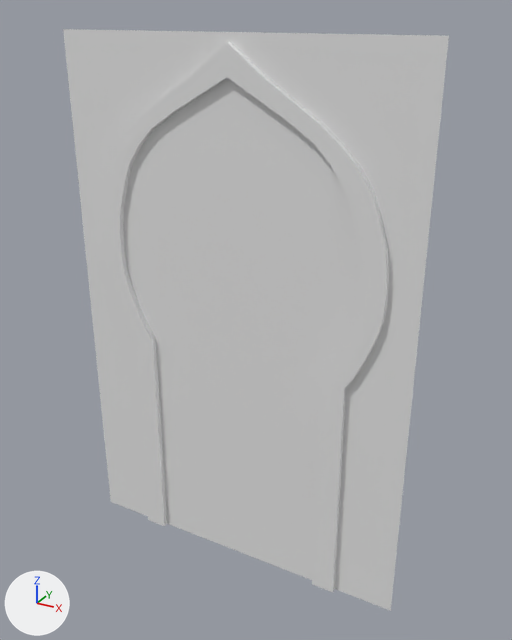
The FBX model Assets/MyContent/Art/Models/Structure/windows/window_1.fbx as it was, and as the next commit left it.
One viewpoint serves both versions: a camera (50 mm lens) standing at (5.57, -5.99, 6.2) and looking at (2.19, 0.14, 3.13). Lighting does not change. The marker at lower left points along +X, +Y and +Z. Where no turn or scale is listed for an object, it has been applied to the vertices.

In view in the first picture: 'Window'.
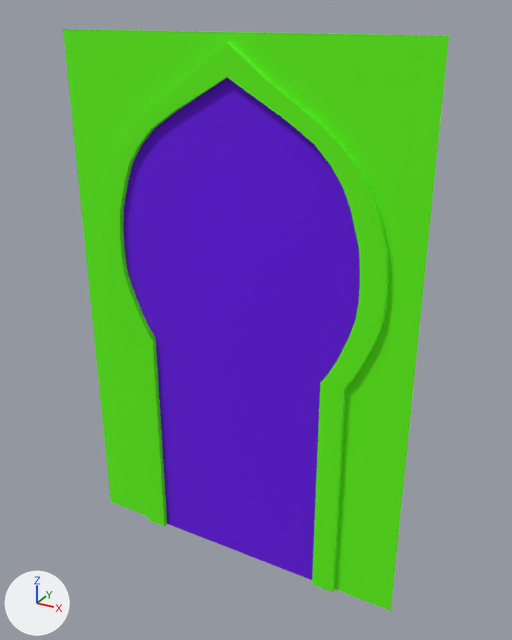
Pixel boxes [x1, y1, x2, y2] of what changed, in the pictures (512 x 640 px):
part 1 of me_mesh, recoloured (grey to green): [63, 29, 449, 502] in both
part 2 of me_mesh, recoloured (grey to green): [101, 407, 167, 526] in both
part 3 of me_mesh, recoloured (grey to green): [312, 479, 402, 611] in both
part 4 of me_mesh, recoloured (grey to purple): [123, 78, 360, 580] in both

The edits, one by one:
Material '01 - Default' (mat_01___default) is new.
Its base color is (0.137, 0.0, 0.824) (purple #6700ea).
Its roughness is 0.859.
Material '02 - Default' (mat_02___default) is new.
Its base color is (0.114, 0.976, 0.0) (green #5ffc00).
Its roughness is 0.859.
me_mesh has 200 vertices, 178 faces and spans x 0.0..4.0, y -0.06..0.0, z 0.0..6.0.
me_mesh is used by ob_window; location (0.0, 0.0, 0.0).
me_mesh part 1: 136 of the faces centred in x 0.16..3.84, y -0.06..0.0, z 2.09..5.88 switch from no material to mat_02___default (green #5ffc00).
me_mesh part 2: 4 of the faces centred in x 0.34..0.94, y -0.06..0.0, z 0.75 switch from no material to mat_02___default (green #5ffc00).
me_mesh part 3: 4 of the faces centred in x 3.06..3.66, y -0.06..0.0, z 0.75 switch from no material to mat_02___default (green #5ffc00).
me_mesh part 4: all 34 faces centred in x 1.29..2.71, y 0.0, z 0.75..5.39 switch from no material to mat_01___default (purple #6800ea).
